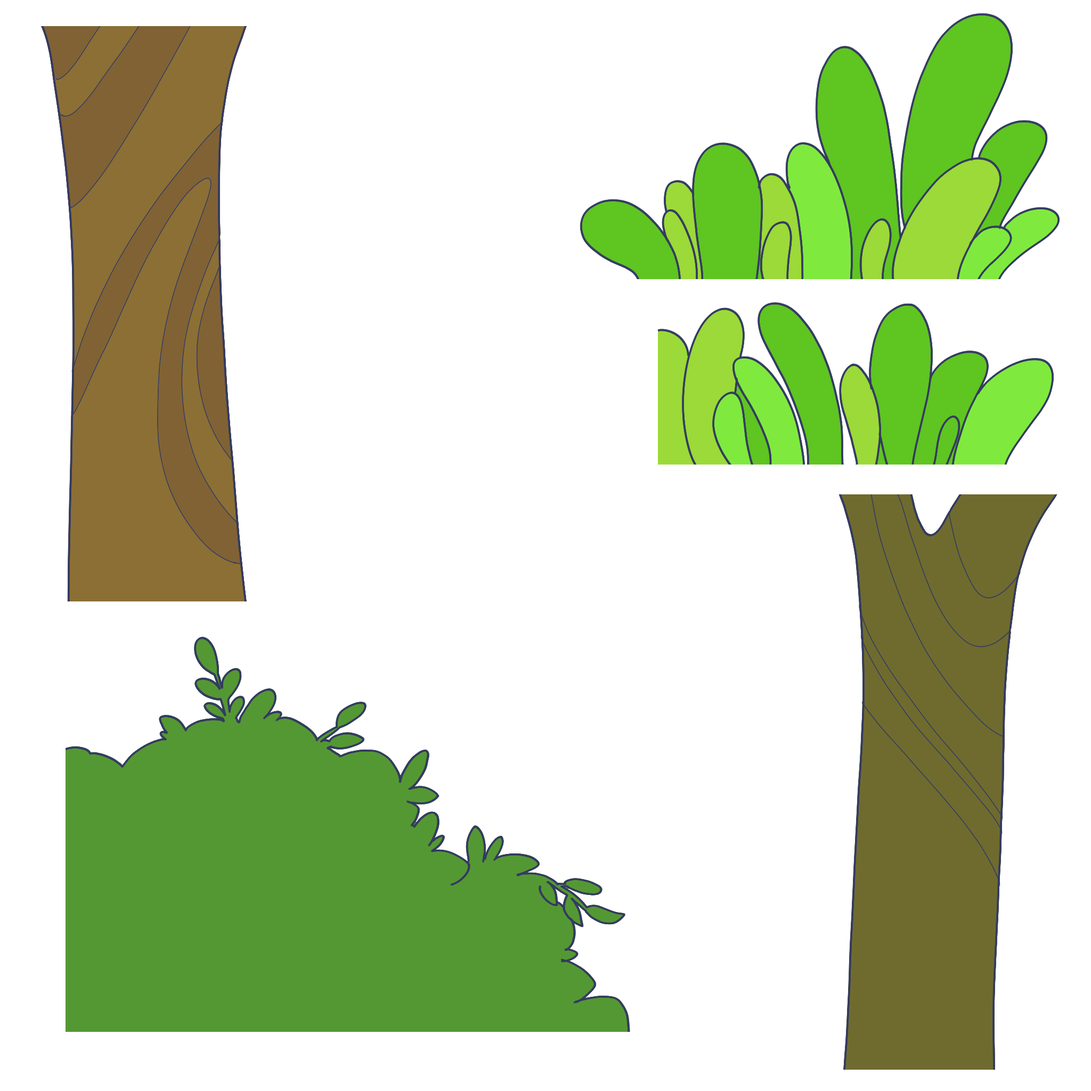
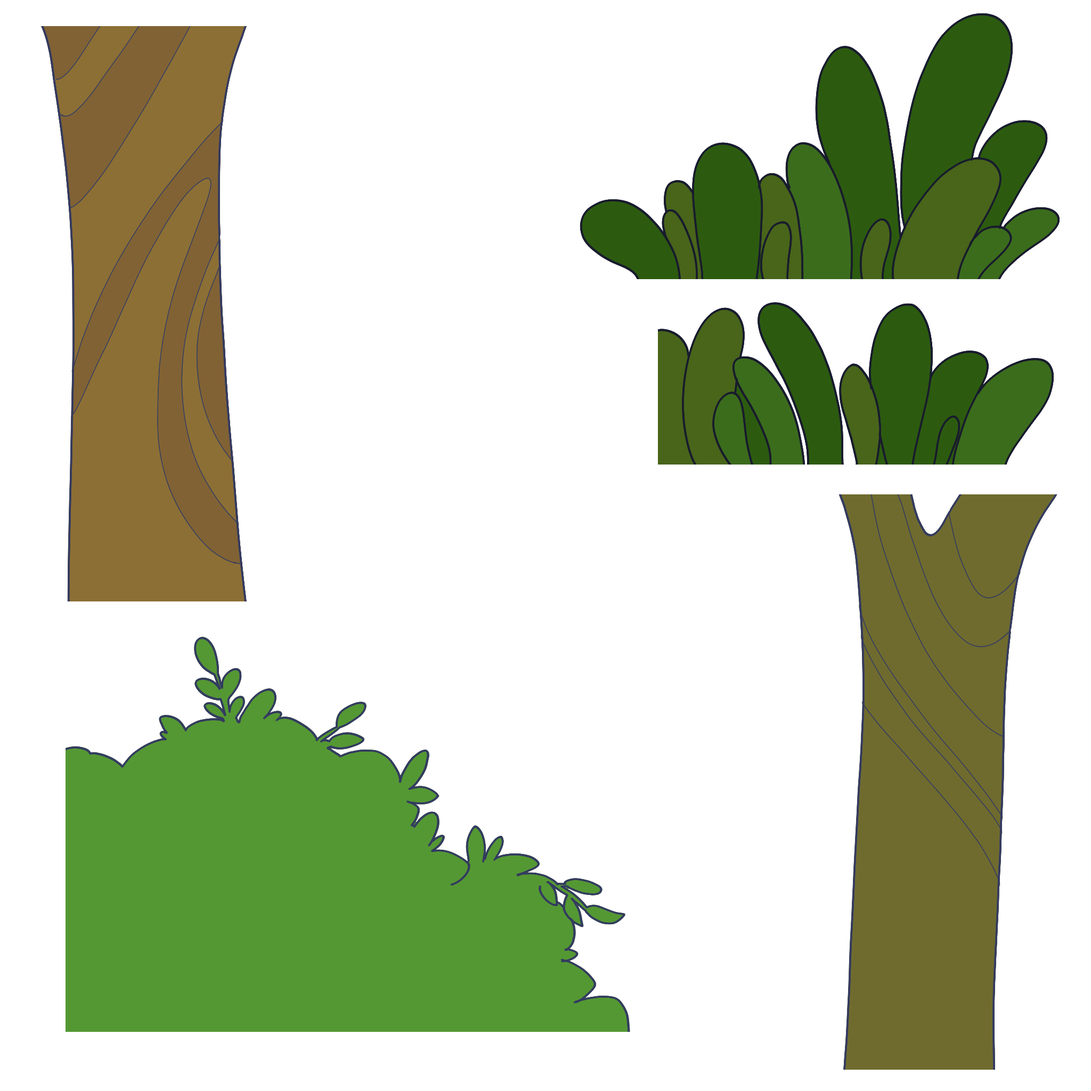
Comparing the layer stacks of the two 1091px x 1091px images. Changes:
added layer "Layer 3 copy" above "Layer 3" over bbox(579, 12, 1061, 465)
